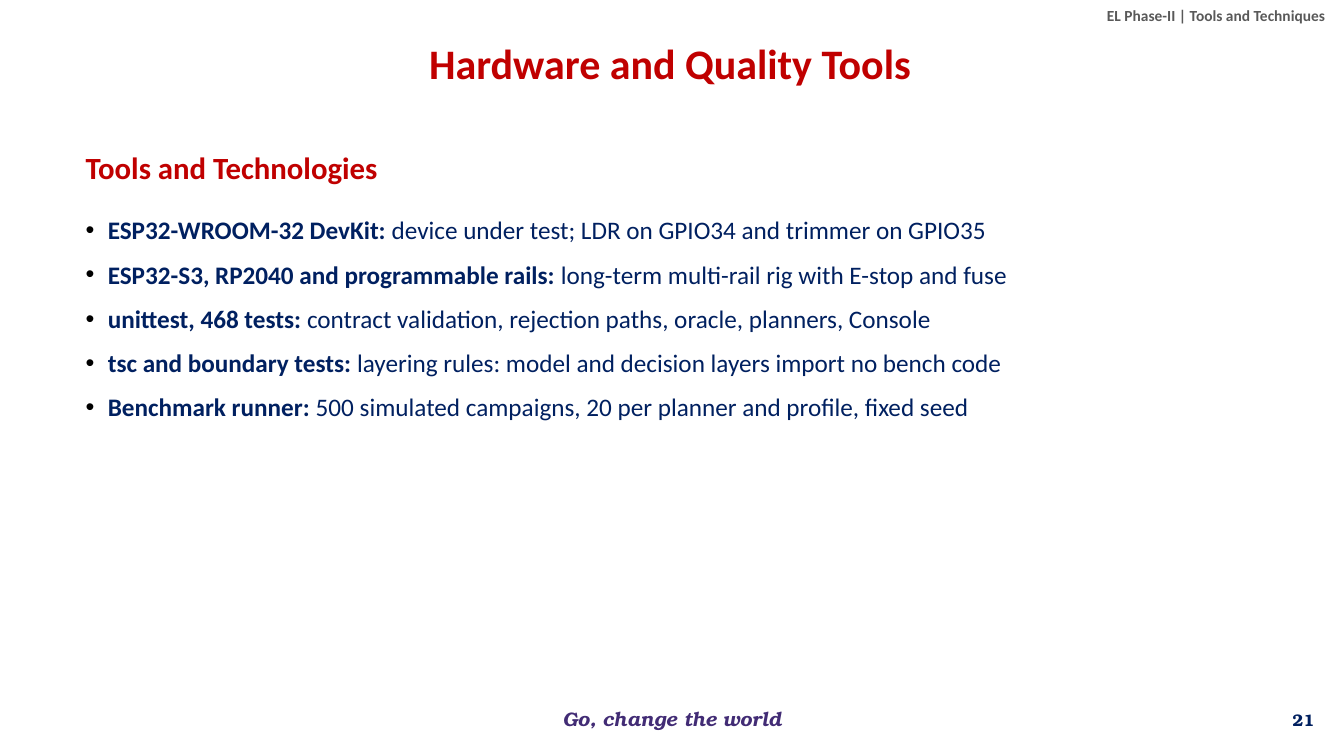
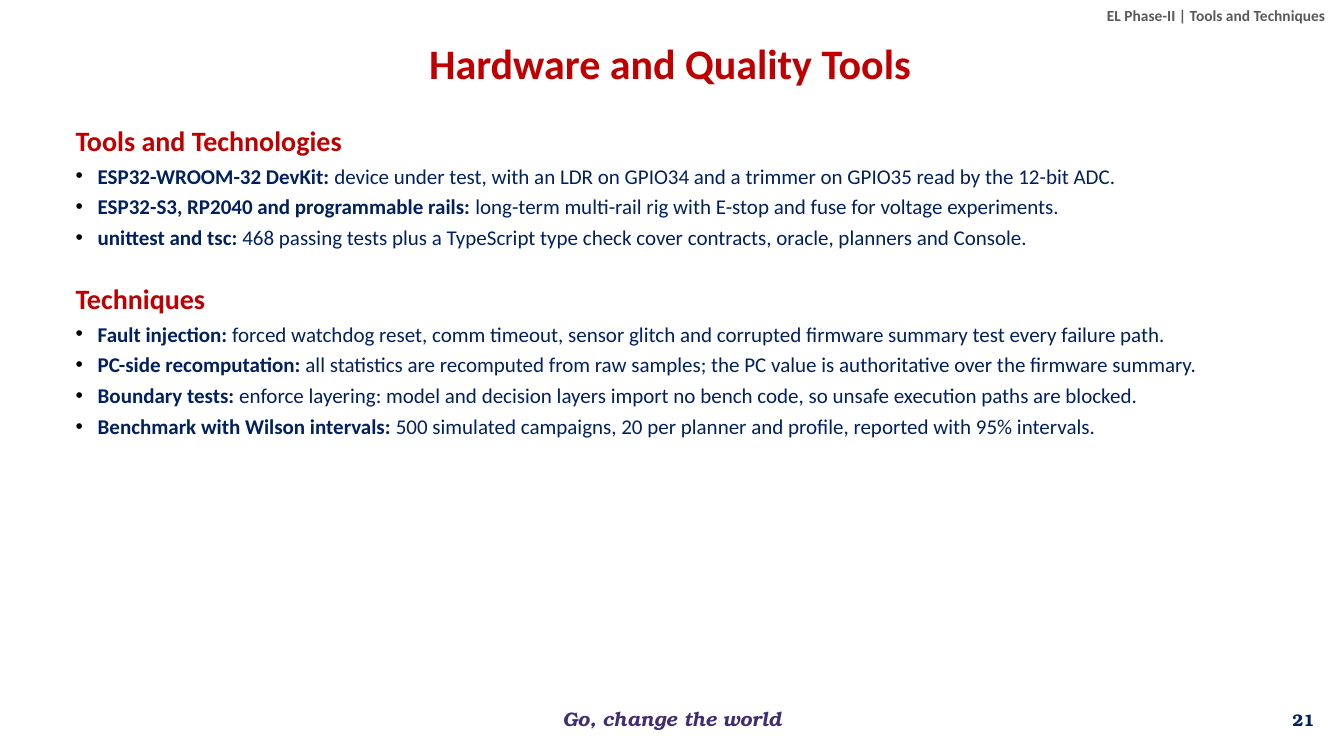
Before and after one commit to overclocked-2124/ChipCheck, a slide deck: slide 21 of docs/presentation/AI-Driven Adaptive Physical Testing for Embedded Systems - Phase 2.pptx. Drawn at 1344x756 pixels with LibreOffice and Linux fonts; fonts in the diff are those of the drawing; background and template pictures are left out. Boxes give left, top, right and bottom in pixels: in the first picture for what was removed or moved away, otherwise in the second. Text is boxed around its words. In the diff, an @@ line names an element or a change of style, - is before the commit and + after.

```diff
--- a/docs/presentation/AI-Driven Adaptive Physical Testing for Embedded Systems - Phase 2.pptx
+++ b/docs/presentation/AI-Driven Adaptive Physical Testing for Embedded Systems - Phase 2.pptx
@@ text at (76,131,1196,438): text changed; size 18 to 15 pt @@
-• ESP32-WROOM-32 DevKit: device under test; LDR on GPIO34 and trimmer on GPIO35
-• ESP32-S3, RP2040 and programmable rails: long-term multi-rail rig with E-stop and fuse
-• unittest, 468 tests: contract validation, rejection paths, oracle, planners, Console
-• tsc and boundary tests: layering rules: model and decision layers import no bench code
-• Benchmark runner: 500 simulated campaigns, 20 per planner and profile, fixed seed
+Tools and Technologies
+• ESP32-WROOM-32 DevKit: device under test, with an LDR on GPIO34 and a trimmer on GPIO35 read by the 12-bit ADC.
+• ESP32-S3, RP2040 and programmable rails: long-term multi-rail rig with E-stop and fuse for voltage experiments.
+• unittest and tsc: 468 passing tests plus a TypeScript type check cover contracts, oracle, planners and Console.
+Techniques
+• Fault injection: forced watchdog reset, comm timeout, sensor glitch and corrupted firmware summary test every failure path.
+• PC-side recomputation: all statistics are recomputed from raw samples; the PC value is authoritative over the firmware summary.
+• Boundary tests: enforce layering: model and decision layers import no bench code, so unsafe execution paths are blocked.
+• Benchmark with Wilson intervals: 500 simulated campaigns, 20 per planner and profile, reported with 95% intervals.
@@ text removed at (86,157,377,185) @@
-Tools and Technologies
```
Also in this commit, not shown: 2 other slides changed.
